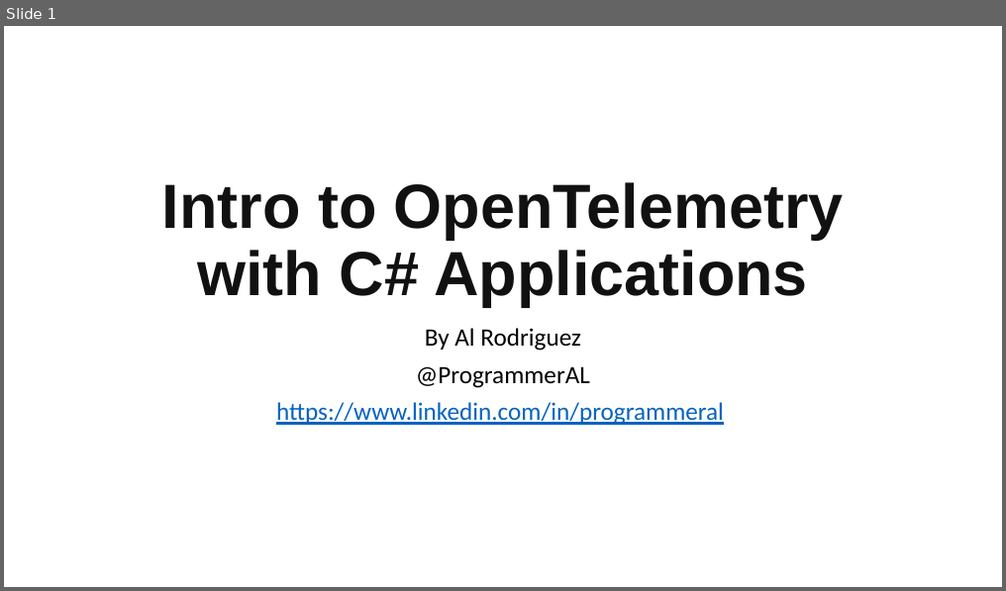
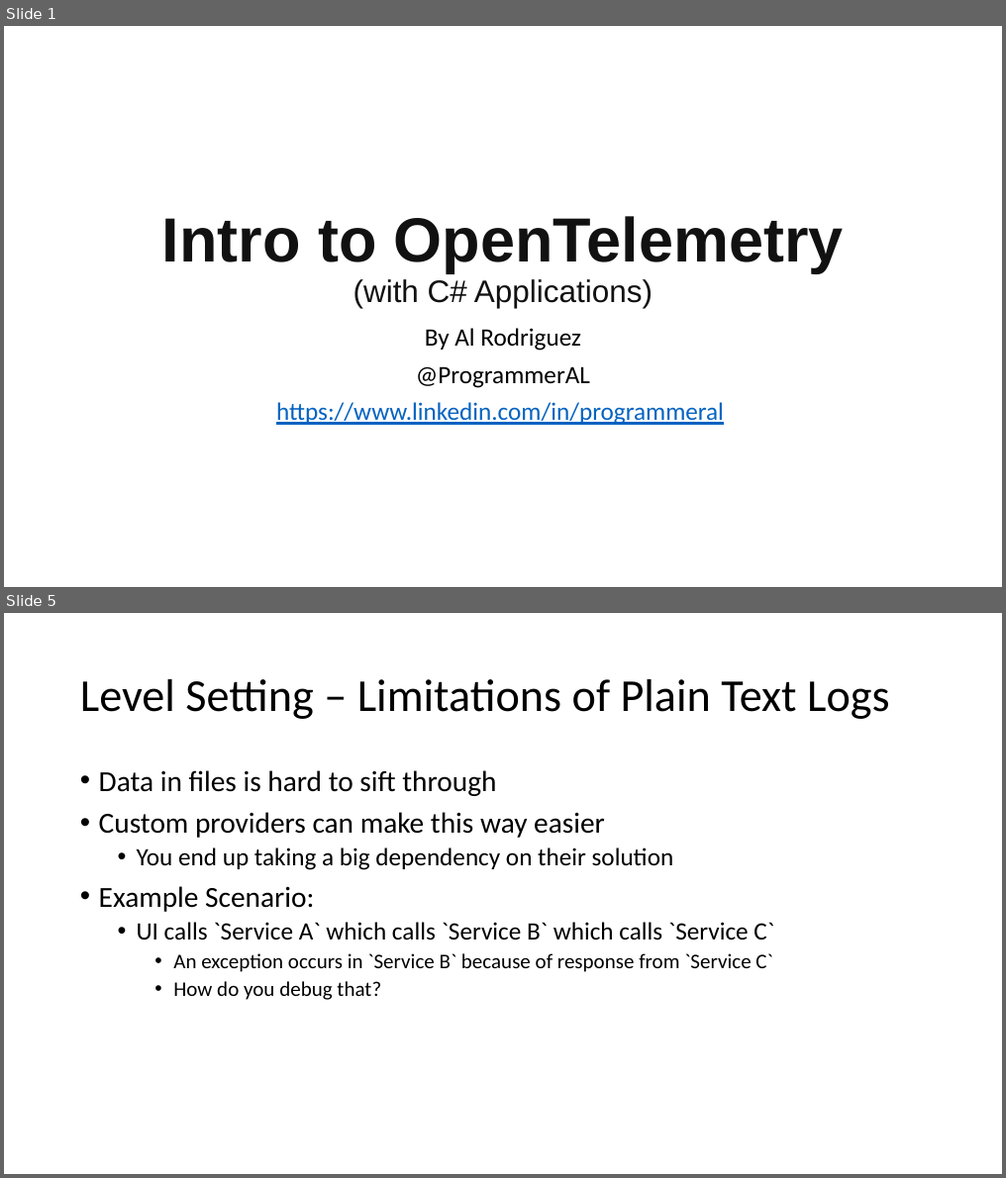
Before and after one commit to ProgrammerAL/Presentations-2023, a slide deck: 2023-03 - Orlando Code Camp - OpenTelemetry/Presentation.pptx. Shown one above the other, each under a label of ours: slide 1 before the commit, slides 1 and 5 after it; the slides between them are not shown. The pictures are 1006x591 and 1006x1178 pixels, drawn with LibreOffice and Linux fonts; fonts in the diff are those of the drawing. Boxes give left, top, right and bottom in pixels: in the first picture for what was removed or moved away, otherwise in the second. Text is boxed around its words. In the diff, an @@ line names an element or a change of style, - is before the commit and + after.

```diff
--- a/2023-03 - Orlando Code Camp - OpenTelemetry/Presentation.pptx
+++ b/2023-03 - Orlando Code Camp - OpenTelemetry/Presentation.pptx
@@ slide 5 added at (4, 613, 1002, 1174), background #FFFFFF @@
@@ title added at (80, 679, 890, 719), 44 pt, text #000000 @@
+Level Setting – Limitations of Plain Text Logs
@@ text added at (99, 770, 774, 1000), 24 pt, text #000000 @@
+• Data in files is hard to sift through
+• Custom providers can make this way easier
+  • You end up taking a big dependency on their solution
+• Example Scenario:
+  • UI calls `Service A` which calls `Service B` which calls `Service C`
+    • An exception occurs in `Service B` because of response from `Service C`
+    • How do you debug that?
@@ slide 1 changed as well @@
@@ title at (162, 216, 844, 308): text changed @@
-Intro to OpenTelemetry with C# Applications
+Intro to OpenTelemetry (with C# Applications)
```
Also in this commit, not shown: 1 other slide changed, 6 other slides added, 3 slides removed.
